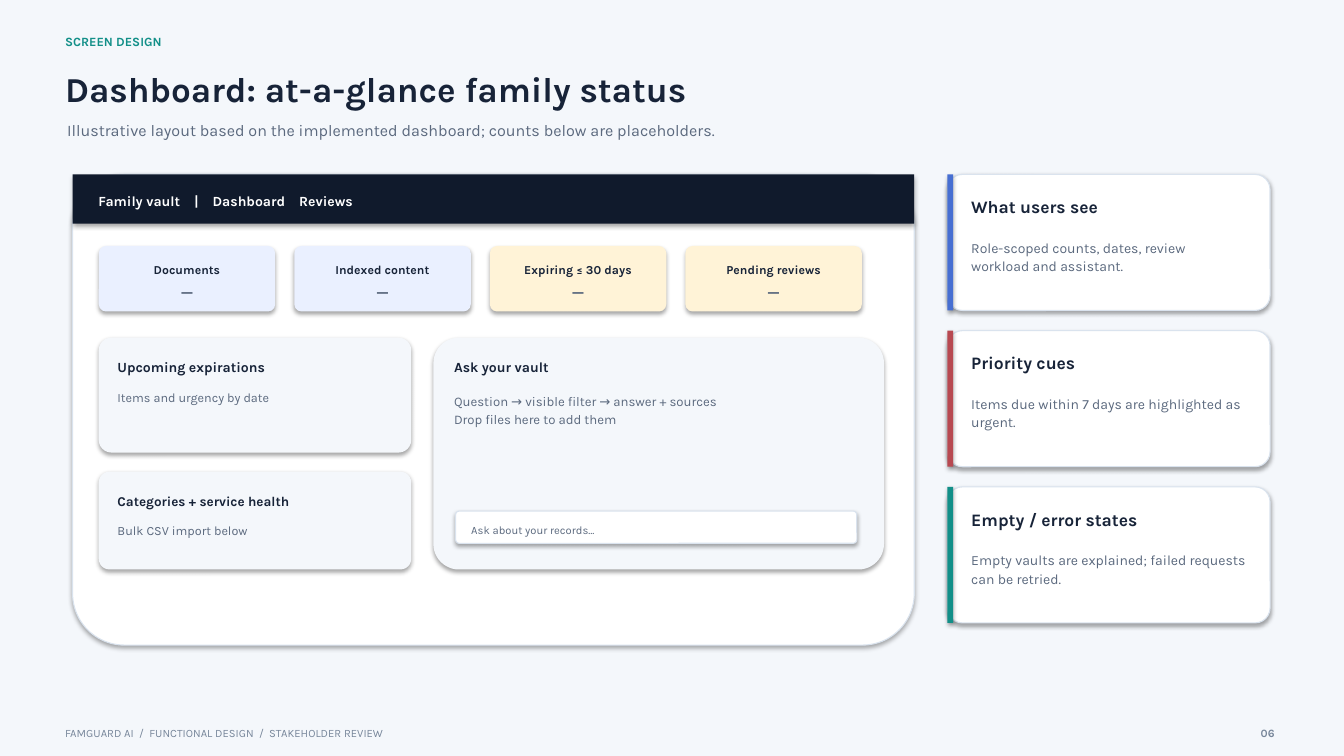
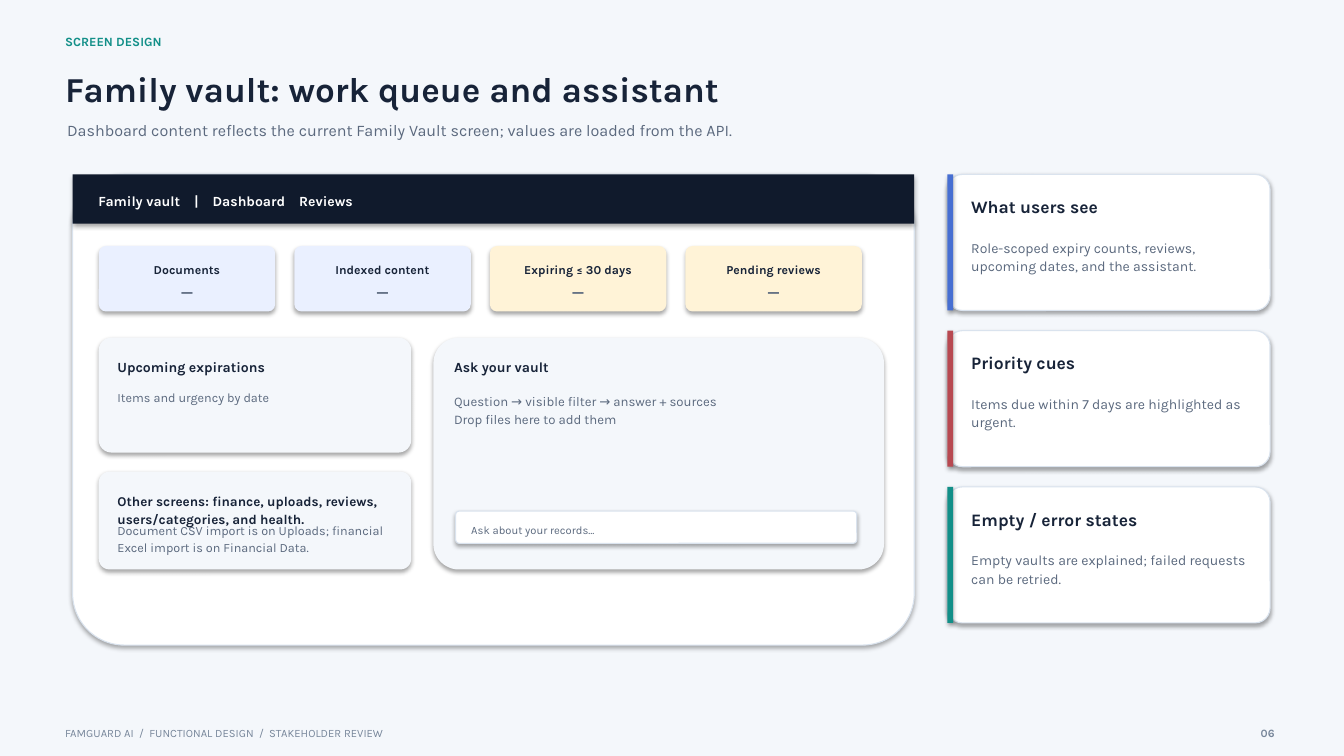
Before and after one commit to rajendranduraiswamy76-dev/FamGuard, a slide deck: slide 6 of docs/FamGuard-Functional-Design-Stakeholder.pptx. Drawn at 1344x756 pixels with LibreOffice and Linux fonts; fonts in the diff are those of the drawing. Boxes give left, top, right and bottom in pixels: in the first picture for what was removed or moved away, otherwise in the second. Text is boxed around its words. In the diff, an @@ line names an element or a change of style, - is before the commit and + after.

```diff
--- a/docs/FamGuard-Functional-Design-Stakeholder.pptx
+++ b/docs/FamGuard-Functional-Design-Stakeholder.pptx
@@ text at (65,77,719,111): text changed @@
-Dashboard: at-a-glance family status
+Family vault: work queue and assistant
@@ text at (67,125,732,140): text changed @@
-Illustrative layout based on the implemented dashboard; counts below are placeholders.
+Dashboard content reflects the current Family Vault screen; values are loaded from the API.
@@ text at (971,243,1196,275): text changed @@
-Role-scoped counts, dates, review workload and assistant.
+Role-scoped expiry counts, reviews, upcoming dates, and the assistant.
@@ text at (117,496,378,528): text changed @@
-Categories + service health
+Other screens: finance, uploads, reviews, users/categories, and health.
@@ text at (117,524,383,555): text changed @@
-Bulk CSV import below
+Document CSV import is on Uploads; financial Excel import is on Financial Data.
```
Also in this commit, not shown: 16 other slides changed, 1 other file.
